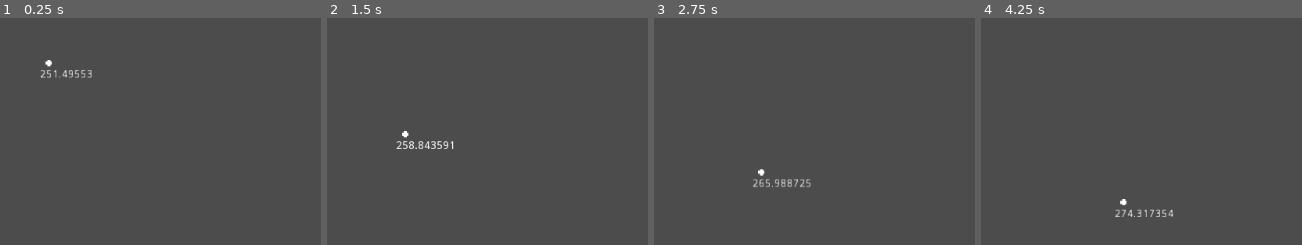
Above: before the commit, frames 1-4 (left to right).
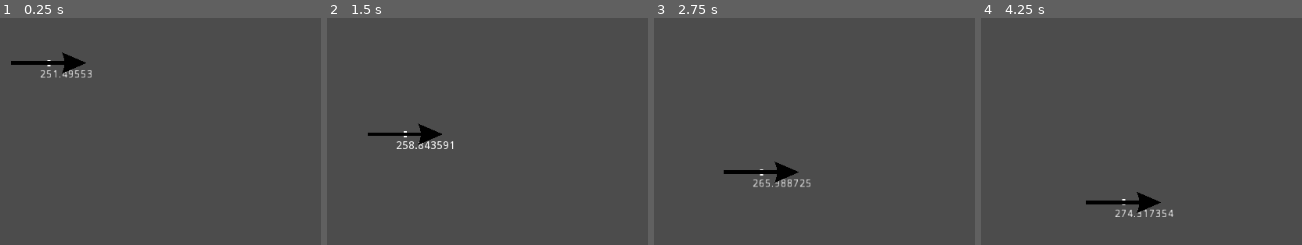
Above: after the commit, the same moments.

Repository: GalileoCap/GDT_Boleadora
Game: Godot game, scene res://Main.tscn
Two runs of this game, one before a commit and one after it. Both use one fixed random seed, a clock stepped at 60 frames per second and the inputs below. Before the commit the project starts from res://Node2D.tscn.
Inputs:
- Up to frame 1 (0.25 s): no input
- Up to frame 2 (1.5 s): no input
- Up to frame 3 (2.75 s): no input
- Up to frame 4 (4.25 s): no input

The runs differ from the first frame. In frame 1, 0.6% of the frame differs, in the area x 3-27%, y 14-25%; in frame 2, 0.6%; in frame 3, 0.6%; in frame 4, 0.7%, in the area x 32-57%, y 76-86%.

Commit message:
Ahora cacula las derivadas, preparado para apuntar las flechas

Diff:
--- /dev/null
+++ b/Bola.tscn
@@ -0,0 +1,32 @@
+[gd_scene load_steps=3 format=2]
+
+[ext_resource path="res://Node2D.gd" type="Script" id=1]
+[ext_resource path="res://ball.png" type="Texture" id=2]
+
+[node name="Bola" type="Node2D"]
+
+script = ExtResource( 1 )
+
+[node name="Ball" type="Sprite" parent="." index="0"]
+
+texture = ExtResource( 2 )
+
+[node name="Label" type="Label" parent="." index="1"]
+
+anchor_left = 0.0
+anchor_top = 0.0
+anchor_right = 0.0
+anchor_bottom = 0.0
+margin_left = -12.0
+margin_top = 8.0
+margin_right = 11.0
+margin_bottom = 22.0
+rect_pivot_offset = Vector2( 0, 0 )
+rect_clip_content = false
+mouse_filter = 2
+mouse_default_cursor_shape = 0
+size_flags_horizontal = 1
+size_flags_vertical = 4
+percent_visible = 1.0
+lines_skipped = 0
+max_lines_visible = -1
--- /dev/null
+++ b/Flecha.tscn
@@ -0,0 +1,10 @@
+[gd_scene load_steps=2 format=2]
+
+[ext_resource path="res://arrow-39526_960_720.png" type="Texture" id=1]
+
+[node name="Flecha" type="Node2D"]
+
+[node name="Sprite" type="Sprite" parent="." index="0"]
+
+scale = Vector2( 0.1, 0.1 )
+texture = ExtResource( 1 )
--- /dev/null
+++ b/Main.tscn
@@ -0,0 +1,10 @@
+[gd_scene load_steps=3 format=2]
+
+[ext_resource path="res://Bola.tscn" type="PackedScene" id=1]
+[ext_resource path="res://Flecha.tscn" type="PackedScene" id=2]
+
+[node name="Main" type="Node" index="0"]
+
+[node name="Bola" parent="." index="0" instance=ExtResource( 1 )]
+
+[node name="Flecha" parent="." index="1" instance=ExtResource( 2 )]
--- a/Node2D.gd
+++ b/Node2D.gd
@@ -11,6 +11,8 @@
 const Radio = 300.0
 
 var dx = 1 #Para qe lado avanza
+var xant
+var yant
 
 func aparabola(hmax, xhmax, xcayo):
 	var r = hmax/(xhmax*xhmax - xhmax * xcayo)
@@ -68,7 +70,17 @@
 			dx = 1
 
 func _process(delta):
+	xant = position.x
+	yant = position.y #A: Me guarde para derivar numericamente
 	# _process_parabola(delta)
 	_process_circulo(delta)
 	$Label.text = str(distancia())
-	print(position.x, position.y)
+	#A: _process_circulo cambio la posicion y calculo la derivada
+	var dx = position.x - xant
+	var dy = position.y - yant
+	var yp = dy / dx
+	print(position.x, "\t", dy, "\t", yp)
+
+	var flecha = get_node("../Flecha")
+	flecha.position.x = position.x
+	flecha.position.y = position.y
--- a/project.godot
+++ b/project.godot
@@ -11,7 +11,7 @@
 [application]
 
 config/name="Boleadora"
-run/main_scene="res://Node2D.tscn"
+run/main_scene="res://Main.tscn"
 config/icon="res://icon.png"
 
 [rendering]
Empty file added: Flecha.gd
Empty file added: Main.gd
Binary file added: arrow-39526_960_720.png
Not shown, added: arrow-39526_960_720.png.import
